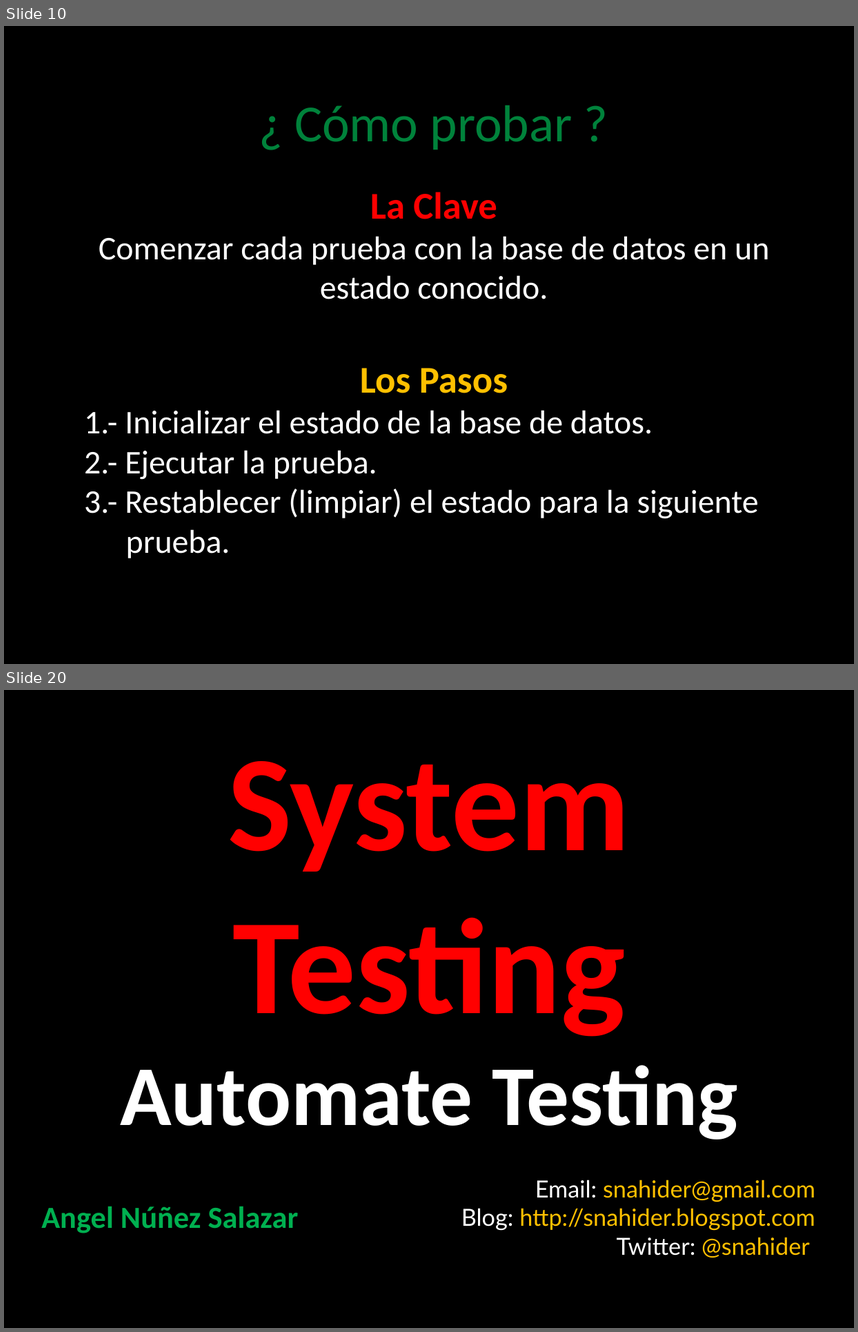
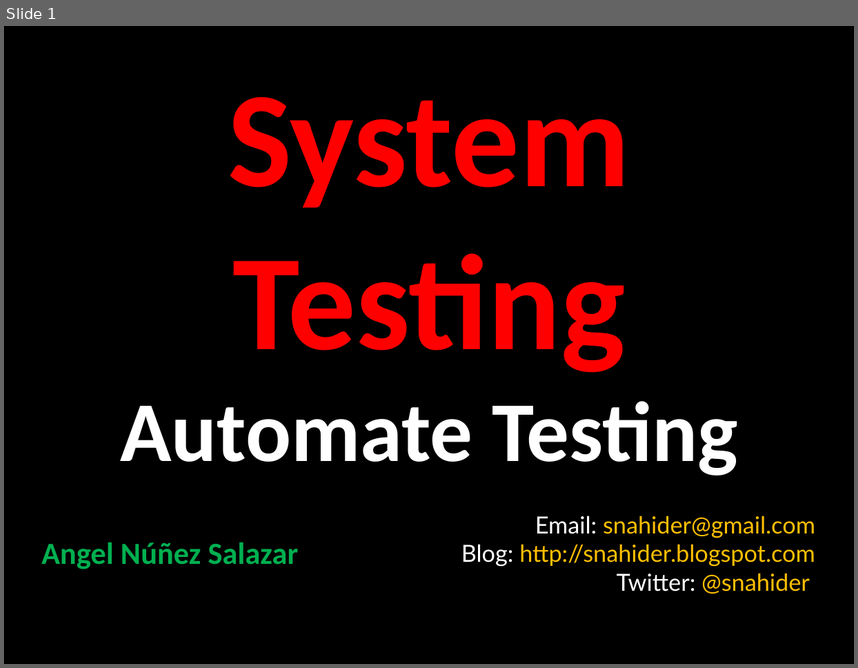
Before and after one commit to angelnunezsalazar/Test-Automation-Java, a slide deck: Diapositivas/TestingAutomatizado.pptx. Shown one above the other, each under a label of ours: slides 10 and 20 before the commit, slide 1 after it; the slides between them are not shown. The pictures are 858x1332 and 858x668 pixels, drawn with LibreOffice and Linux fonts; fonts in the diff are those of the drawing; background and template pictures are left out. Boxes give left, top, right and bottom in pixels: in the first picture for what was removed or moved away, otherwise in the second. Text is boxed around its words. In the diff, an @@ line names an element or a change of style, - is before the commit and + after.

```diff
--- a/Diapositivas/TestingAutomatizado.pptx
+++ b/Diapositivas/TestingAutomatizado.pptx
@@ slide 10 removed at (x1=4, y1=26, x2=854, y2=664), background picture (left out) @@
@@ title removed at (x1=294, y1=105, x2=573, y2=150) @@
-¿ Cómo probar ?
@@ text removed at (x1=99, y1=192, x2=769, y2=299) @@
-La Clave
-Comenzar cada prueba con la base de datos en un estado conocido.
@@ text removed at (x1=84, y1=368, x2=759, y2=558) @@
-Los Pasos
-1.- Inicializar el estado de la base de datos.
-2.- Ejecutar la prueba.
-3.- Restablecer (limpiar) el estado para la siguiente prueba.
@@ what was slide 20 is now slide 1 @@
```
Also in this commit, not shown: 18 other slides removed, 6 other files.
